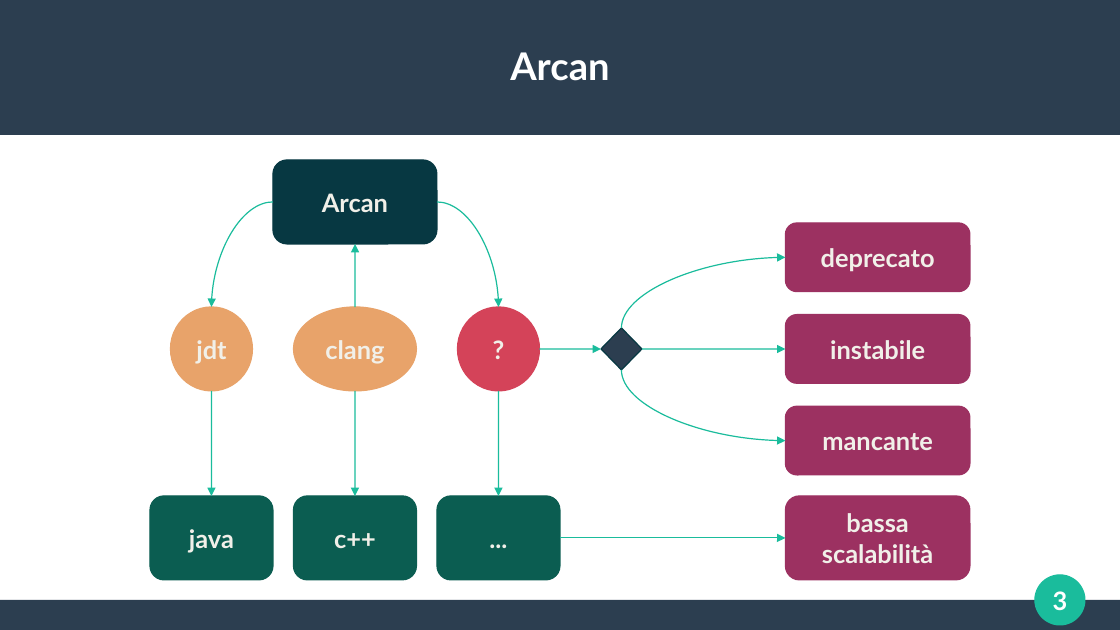
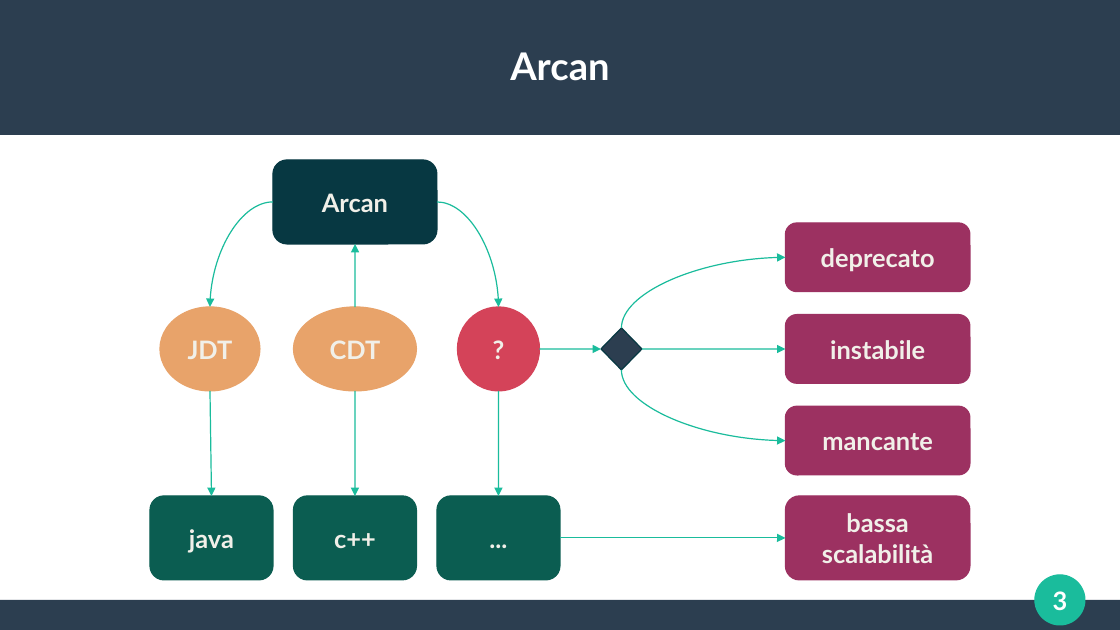
Before and after one commit to frefolli/skullian-thesis, a slide deck: slide 3 of slides.odp. Drawn at 1120x630 pixels with LibreOffice and Linux fonts; fonts in the diff are those of the drawing. Boxes give left, top, right and bottom in pixels: in the first picture for what was removed or moved away, otherwise in the second. Text is boxed around its words. In the diff, an @@ line names an element or a change of style, - is before the commit and + after.

```diff
--- a/slides.odp
+++ b/slides.odp
@@ curved arrow (273, 202) - (210, 307): route changed @@
@@ ellipse "JDT": place and size @@
-ellipse "JDT" at (171, 307, 253, 391)
+ellipse "JDT" at (160, 307, 259, 391)
@@ text in ellipse at (188, 340, 233, 359): text changed @@
-jdt
+JDT
@@ text in ellipse at (330, 340, 381, 359): text changed @@
-clang
+CDT
```
Also in this commit, not shown: 1 other slide changed, 1 other file.
